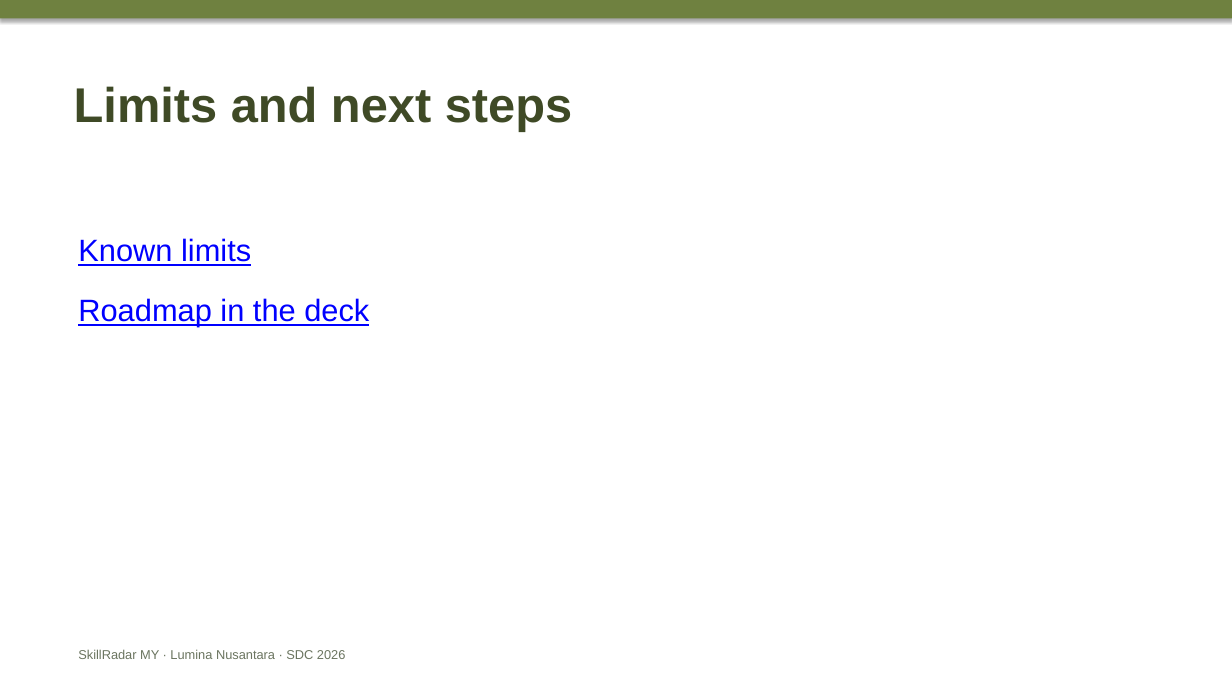
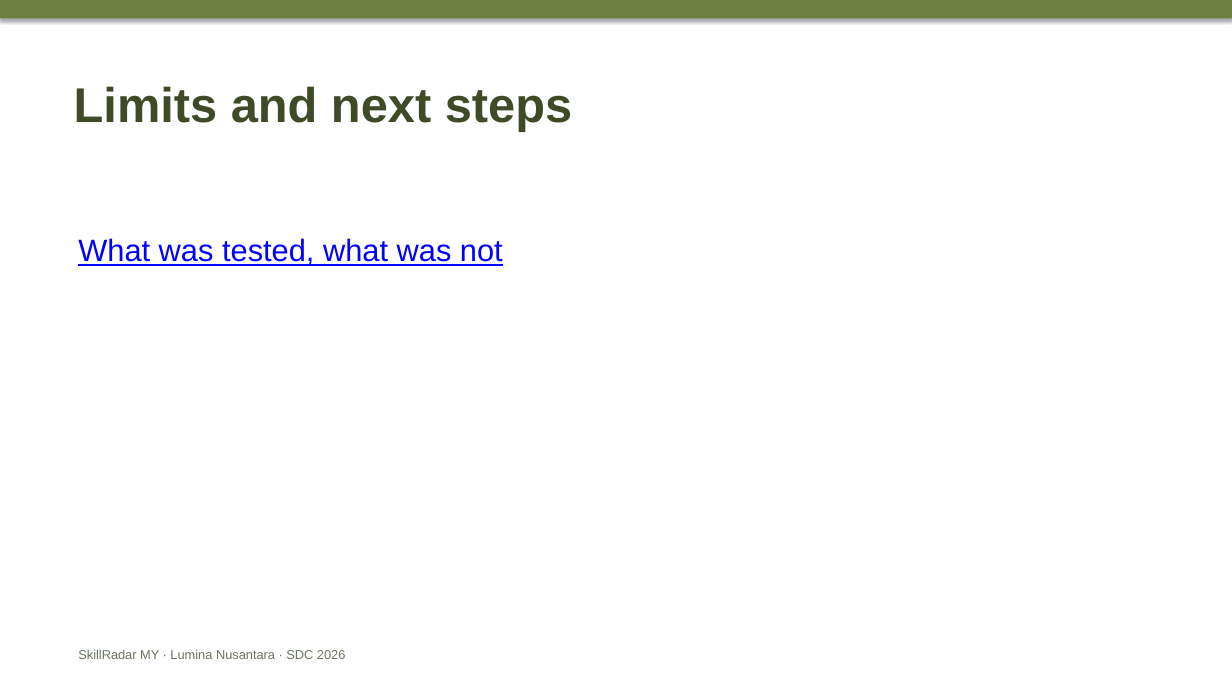
Before and after one commit to douyinlin/sdc2026-lumina-nusantara, a slide deck: slide 7 of team/CUE_DECK_4min10_to_6min.pptx. Drawn at 1232x693 pixels with LibreOffice and Linux fonts; fonts in the diff are those of the drawing. Boxes give left, top, right and bottom in pixels: in the first picture for what was removed or moved away, otherwise in the second. Text is boxed around its words. In the diff, an @@ line names an element or a change of style, - is before the commit and + after.

```diff
--- a/team/CUE_DECK_4min10_to_6min.pptx
+++ b/team/CUE_DECK_4min10_to_6min.pptx
@@ text at box(78, 238, 503, 266): text changed @@
-Known limits
-Roadmap in the deck
+What was tested, what was not
```
Also in this commit, not shown: 4 other slides changed, 3 other files.
